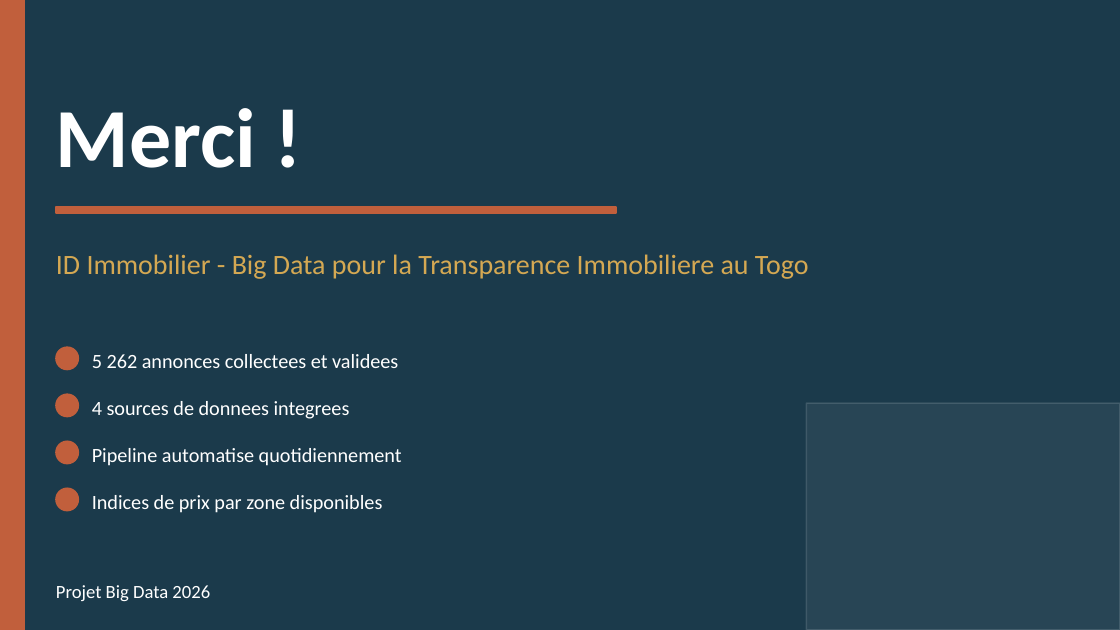
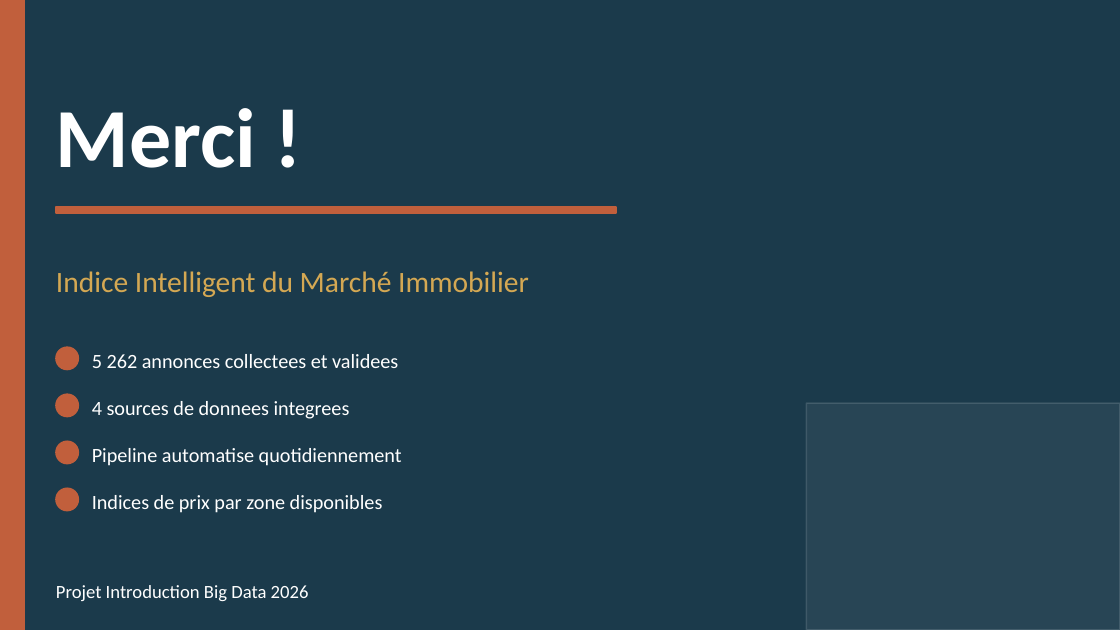
Before and after one commit to yannick-maya/V2_Projet_ID_Immobilier-pipeline, a slide deck: slide 13 of Documents/id_immobilier_presentation.pptx (slide 11 before the commit). Drawn at 1120x630 pixels with LibreOffice and Linux fonts; fonts in the diff are those of the drawing. Boxes give left, top, right and bottom in pixels: in the first picture for what was removed or moved away, otherwise in the second. Text is boxed around its words. In the diff, an @@ line names an element or a change of style, - is before the commit and + after.

```diff
--- a/Documents/id_immobilier_presentation.pptx
+++ b/Documents/id_immobilier_presentation.pptx
@@ text removed at bbox=[56, 254, 809, 279] @@
-ID Immobilier - Big Data pour la Transparence Immobiliere au Togo
@@ text added at bbox=[56, 271, 529, 297], 19 pt, text #D4A853 @@
+Indice Intelligent du Marché Immobilier
@@ text at bbox=[56, 585, 309, 601]: text changed @@
-Projet Big Data 2026
+Projet Introduction Big Data 2026
```
Also in this commit, not shown: 7 other slides changed, 3 slides added, 1 slide removed, 16 other files.
